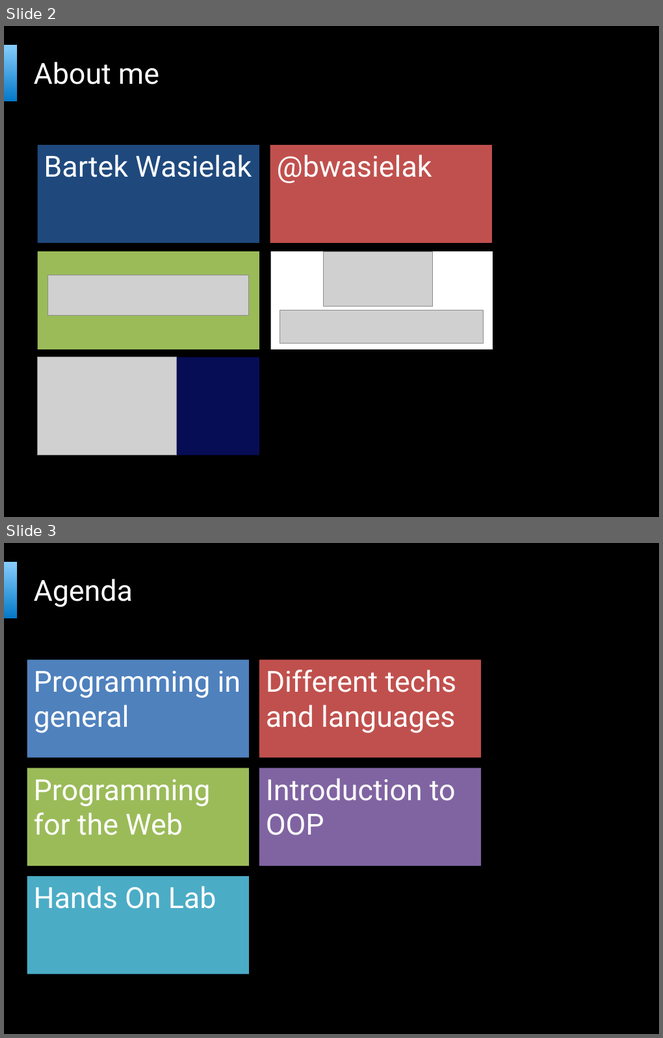
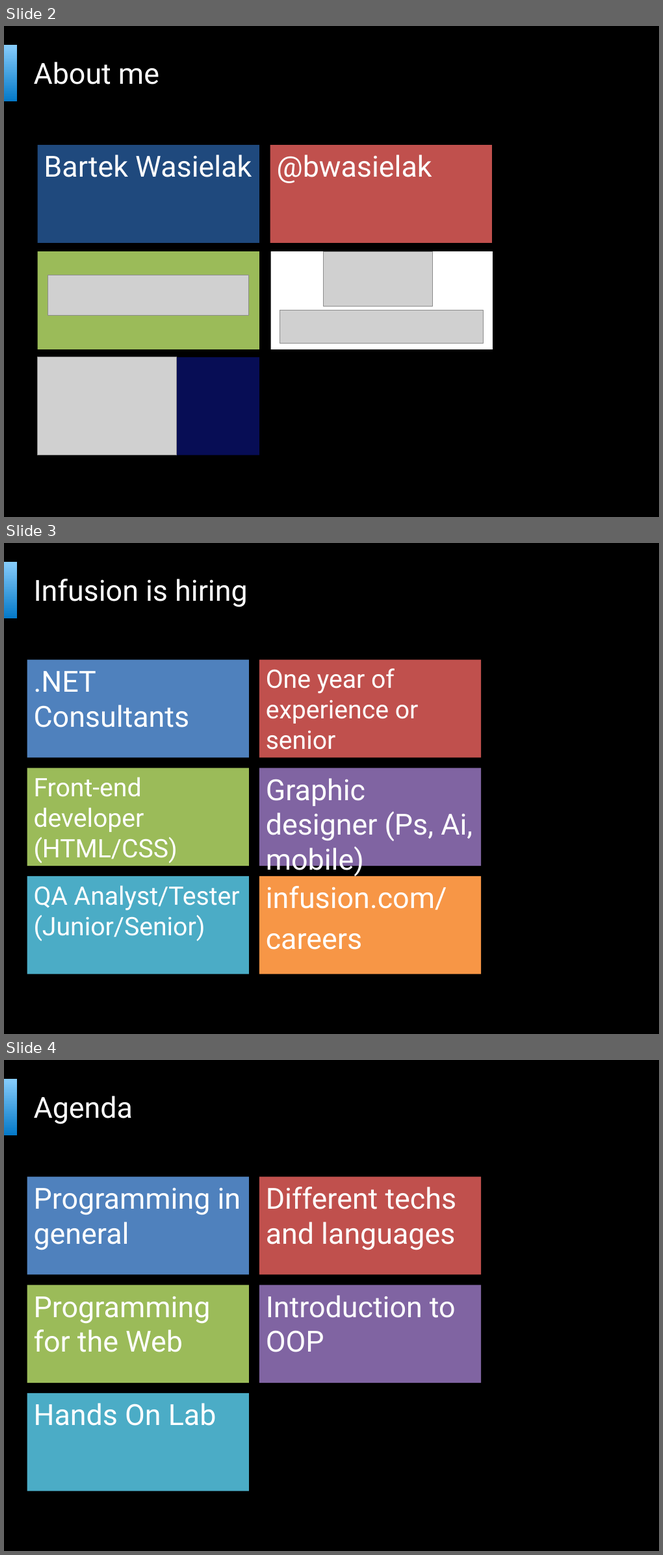
Before and after one commit to bartekwasielak/Presentation, a slide deck: Programming Made Easy.pptx. Shown one above the other, each under a label of ours: slides 2 and 3 before the commit, slides 2, 3 and 4 after it. The pictures are 663x1038 and 663x1555 pixels, drawn with LibreOffice and Linux fonts; fonts in the diff are those of the drawing; grey boxes stand for pictures; background and template pictures are left out. Boxes give left, top, right and bottom in pixels: in the first picture for what was removed or moved away, otherwise in the second. Text is boxed around its words. In the diff, an @@ line names an element or a change of style, - is before the commit and + after.

Commit message:
Added career's opportunities

```diff
--- a/Programming Made Easy.pptx
+++ b/Programming Made Easy.pptx
@@ slide 3 added at [4, 543, 659, 1034], background picture (left out); not listed: 2 template elements that a slide beside it also shows @@
@@ title added at [34, 579, 248, 607], 32 pt, text #FFFFFF @@
+Infusion is hiring
@@ text added at [27, 659, 249, 758], fill #4F81BD, 32 pt, text #FFFFFF @@
+.NET Consultants
@@ text added at [259, 659, 482, 758], fill #C0504D, 28 pt, text #FFFFFF @@
+One year of experience or senior
@@ text added at [27, 769, 249, 867], fill #9BBB59, 28 pt, text #FFFFFF @@
+Front-end developer (HTML/CSS)
@@ text added at [259, 769, 482, 867], fill #8064A2, 32 pt, text #FFFFFF @@
+Graphic designer (Ps, Ai, mobile)
@@ text added at [27, 876, 249, 975], fill #4BACC6, 28 pt, text #FFFFFF @@
+QA Analyst/Tester (Junior/Senior)
@@ text added at [259, 876, 482, 975], fill #F79646, 32 pt, text #FFFFFF @@
+infusion.com/
+careers
@@ what was slide 3 is now slide 4 @@
```
Also in this commit, not shown: 1 slide changed.
